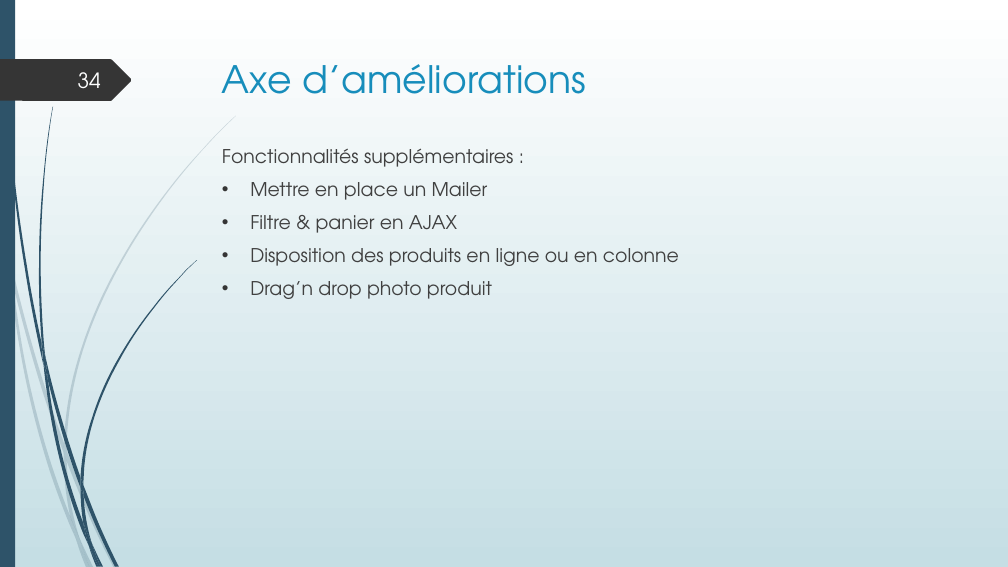
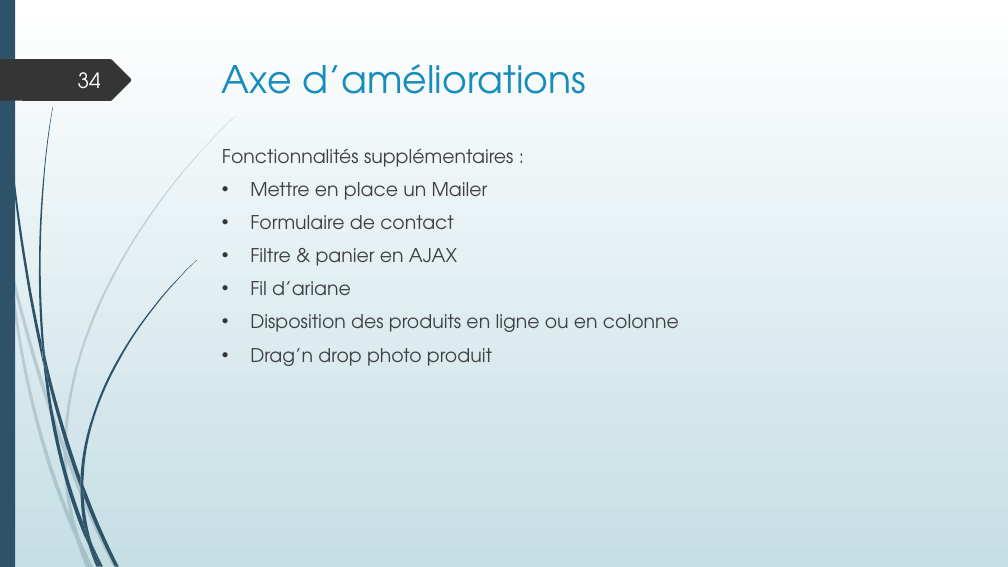
Before and after one commit to LisaF0/projet, a slide deck: slide 34 of aDoc/Projet boutique en ligne.pptx. Drawn at 1008x567 pixels with LibreOffice and Linux fonts; fonts in the diff are those of the drawing. Boxes give left, top, right and bottom in pixels: in the first picture for what was removed or moved away, otherwise in the second. Text is boxed around its words. In the diff, an @@ line names an element or a change of style, - is before the commit and + after.

```diff
--- a/aDoc/Projet boutique en ligne.pptx
+++ b/aDoc/Projet boutique en ligne.pptx
@@ text at [250, 215, 454, 229]: paragraph added @@
+• Formulaire de contact
@@ text at [250, 281, 351, 295]: paragraph added @@
+• Fil d’ariane
```
Also in this commit, not shown: 3 other slides changed, 3 other files.
